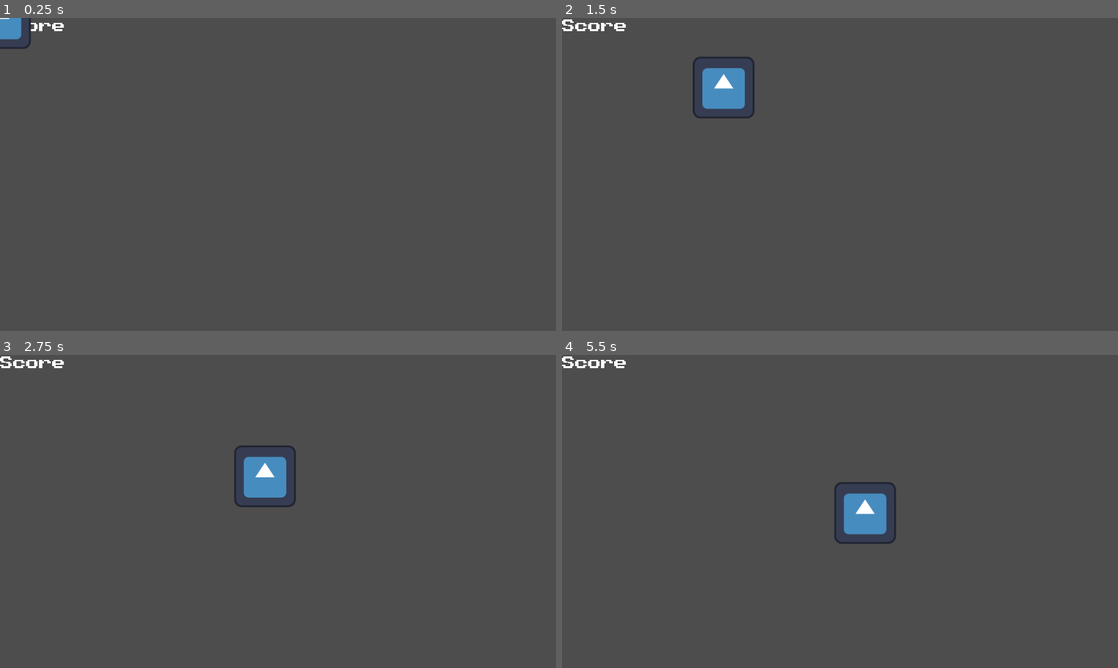
Above: before the commit, frames 1-4 (two rows, left to right).
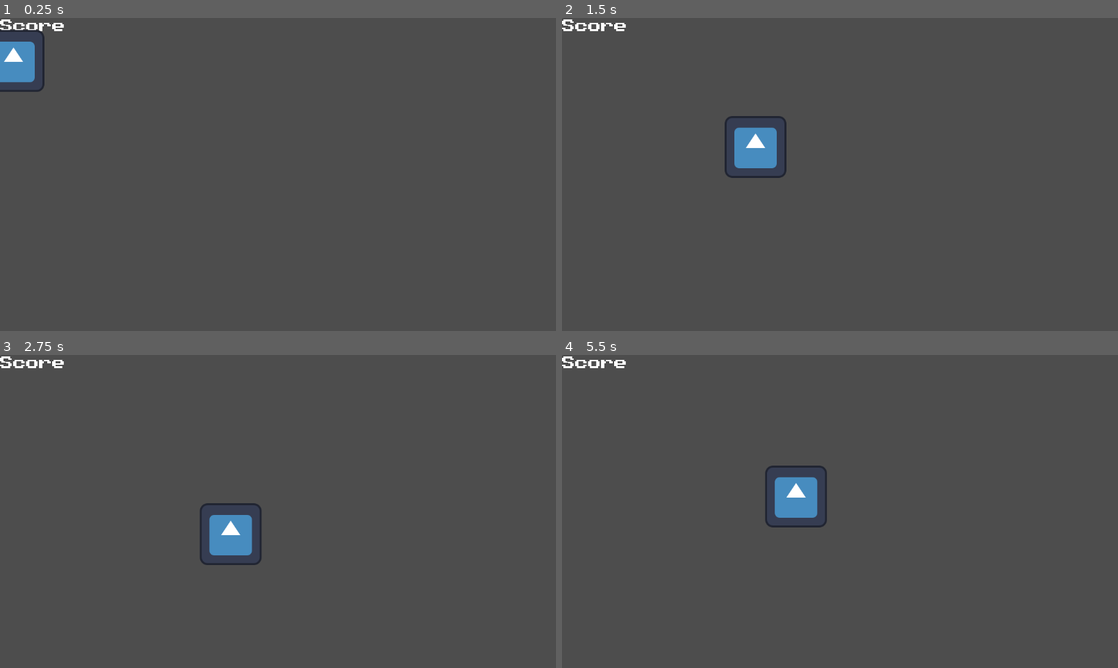
Above: after the commit, the same moments.

Repository: y1z/godot-wild-jam-84-submetions
Game: Godot game, scene res://Scenes/main.tscn
Two runs of this game, one before a commit and one after it. Both use one fixed random seed, a clock stepped at 60 frames per second and the inputs below. The engine's default icon, where the game draws it, is replaced by a stand-in: a white triangle on a blue panel in a dark square.
Inputs (mouse positions are in pixels of both pictures, inside the frame that each line leads up to):
- Up to frame 1 (0.25 s): no input
- Up to frame 2 (1.5 s): tap Enter at 0.5, 1.35 s; move the mouse to (962, 158) at 0.52 s; press the mouse at (962, 158) at 0.53 s; move the mouse to (728, 190) at 1.27 s; release the mouse at (728, 190) at 1.28 s; click (728, 190) at 1.42 s
- Up to frame 3 (2.75 s): move the mouse to (333, 442) at 2.02 s; tap F at 2.1 s; click (333, 442) at 2.17 s
- Up to frame 4 (5.5 s): move the mouse to (812, 574) at 2.77 s; click (812, 574) at 2.85 s; move the mouse to (1006, 558) at 3.52 s; tap Enter at 3.6 s; click (1006, 558) at 3.67 s; move the mouse to (673, 464) at 4.27 s; tap F at 4.35 s; click (673, 464) at 4.42 s; move the mouse to (867, 511) at 5.02 s; press the mouse at (867, 511) at 5.03 s

The runs differ from the first frame. In frame 1, 1.3% of the frame differs, in the area x 0-8%, y 0-24%; in frame 2, 2.5%; in frame 3, 2.5%; in frame 4, 2.6%, in the area x 36-61%, y 35-61%.

Commit message:
critter start to move randomly

Diff:
--- a/Scripts/critter.gd
+++ b/Scripts/critter.gd
@@ -9,14 +9,18 @@
 }
 #region const
 const minimum_speed = 400.0;
+const default_target_area:Rect2i = Rect2i(0,0,Constants.default_screen_size.x, Constants.default_screen_size.y)
+const default_minimum_distance_from_target:float = 50.0;
 #endregion
 
 #region var
 @export_group("VARIABLES")
 @export var type : critter_type = critter_type.NONE
-@export var direction :Vector2;
 @export var target :Vector2 = position
 @export var speed :float = 0
+@export var target_area : Rect2i ;
+@export var minimum_distance_from_target:float = 0
+var rng = RandomNumberGenerator.new()
 #endregion
 
 var collision_shape : RectangleShape2D;
@@ -26,6 +30,11 @@
 	if speed < minimum_speed :
 		speed = minimum_speed
 
+	if minimum_distance_from_target < 0.1:
+		minimum_distance_from_target = default_minimum_distance_from_target;
+
+	if target_area.size.x == 0 && target_area.size.y == 0:
+		target_area = default_target_area
 
 	pass
 
@@ -34,13 +43,25 @@
 		target = get_global_mouse_position()
 
 
+func _process(delta: float) -> void:
+	if target.distance_to(position) < minimum_distance_from_target:
+		target = gen_random_pos()
+	pass
 
 func _physics_process(delta):
 	velocity = position.direction_to(target) * speed
 
 	if collision_shape.get_rect().has_point(to_local(get_global_mouse_position()) ):
-		print("is inside rectangle")
+		#print("is inside rectangle")
 		pass
 
 	if position.distance_to(target) > 10:
 		move_and_slide()
+
+func gen_random_pos() -> Vector2:
+	var result = Vector2(0,0)
+	var rand_x_pos = rng.randf_range(0,target_area.size.x)
+	var rand_y_pos = rng.randf_range(0,target_area.size.y)
+	result.x = rand_x_pos;
+	result.y = rand_y_pos;
+	return result;
--- a/project.godot
+++ b/project.godot
@@ -18,6 +18,7 @@
 [autoload]
 
 Util="*res://Scripts/util.gd"
+Constants="*res://Scripts/constants.gd"
 
 [display]
 
